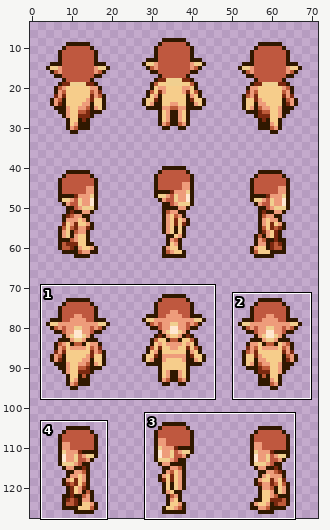
Two states of a sprite sheet, spriteData/10/adult/4.gif. The first picture is a wide view before the edit; the outline marks the close-up.
Close-up. As it was:
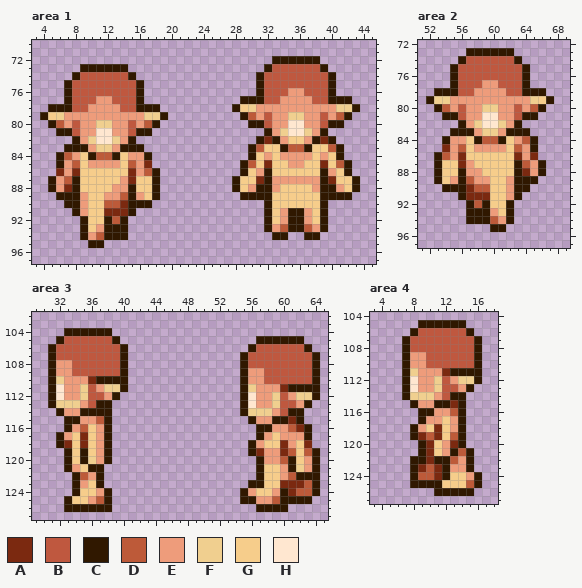
The file is 72x128 pixels. Colours within 5 levels of each other are drawn and written as one. Shown: area 1: x 3..45, y 70..97; area 2: x 51..69, y 72..97; area 3: x 29..65, y 102..127; area 4: x 3..18, y 104..127. The wide view leaves out empty margins. The commit also changed other parts of the picture, which this record leaves out.
Palette (. is transparent): A #7b2910  B #bf583f  C #301800  D #bd5a39  E #ee9c7b  F #f0cf8f  G #f6cd8b  H #ffe7d0
Now the later version:
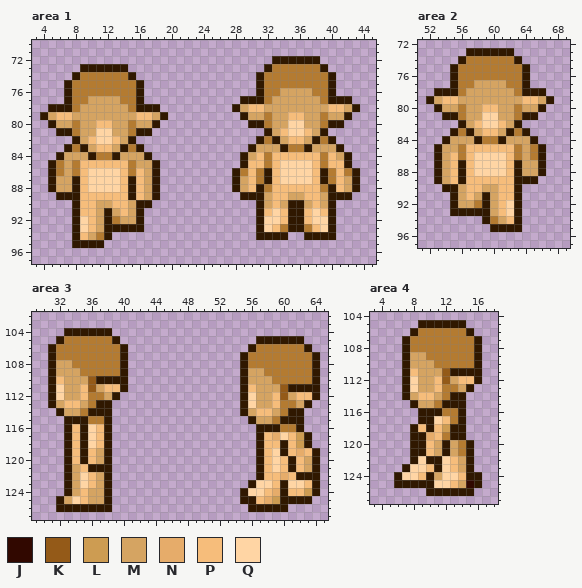
Colours new in this view: J #310800  K #945a18  L #cd9c52  M #d5a462  N #e6ac6a  P #f6bd7b  Q #ffd5a4
Difference:
colour B: #bf583f -> #b47b31
Changed rows in their new state; - is a pixel that keeps its letter.
Area 1:
first column x 5:
76 -----------------------------MMMM------
77 -----MMMM-------------------MMMMMM-----
78 ----MMMMMM--------------MPPMMMMMMMMPPM-
79 MPPMMMMMMMMPPM-----------MM-MMPPMM-MM--
80 -MM-MMPPMM-MM---------------MMQQMM-----
81 ----MMQQMM------------------MPQQPM-----
82 ----MPQQPM-----------------B-MPPM-B----
83 ---B-MPPM-B---------------MMM-BB-MMM---
84 --MMM-BB-MMM------------CMPBPPPPPPBPMC-
85 CBMBPPPPPPBMMC-----------PPBPQQQQPBPP--
86 CBMBPQQQQPBPM----------CBPB-PQQQQP-BPBC
87 -MM-PQQQQPCPM-----------MPB-PQQQQP-BPM-
88 -MM-PQQQQP-PM-----------MP-BPPPPPPB-PM-
89 ----PPPPPP-PM--------------MPPMMPPM----
90 --.-PPMMPPM---------------CMPMCCMPMC---
91 ----PPMCMPMC--------------CPQP--PQPC---
92 ---CQPM-BMMC--------------CQQP--PQQC---
93 ---CQPM---CC--------------CQPB--BPQC---
94 ---CPMB-..----------------CC------CC---
95 ---CC----------------------------------
Area 2:
first column x 53:
77 -----MMMM-----
78 ----MMMMMM----
79 MPPMMMMMMMMPPM
80 -MM-MMPPMM-MM-
81 ----MMQQMM----
82 ----MPQQPM----
83 ---B-MPPM-B---
84 --MMM-BB-MMM--
85 CMMBPPPPPPBMBC
86 -MPBPQQQQPBMBC
87 -MPCPQQQQP-MM-
88 -MP-PQQQQP-MM-
89 -MP-PPPPPP----
90 ---MPPMMPP-.--
91 --CMPMCMPP----
92 --CMMB-MPQC---
93 --CC---MPQC---
94 ----..-BMPC---
95 ---------CC---
Area 3:
first column x 32:
108 MM------------------------------
109 MMM---------------------MM------
110 PMMMK-------------------MMM-----
111 QMMPKMPP----------------PMMMK---
112 QMMP--M-----------------QMMPKMPP
113 MPPM--------------------QMMP--M-
114 -MMB--------------------MPPM----
115 ---CBB-------------------MMB-C--
116 --PCQP---------------------CBBC.
117 .CPCQP--------------------PNQPL-
118 .CPCQP------------------.CPPCPLC
119 --P-PM------------------.CPQCPNP
120 --P-PM--------------------PQP-PM
121 --MP--C-------------------PQP-PM
122 -CMQPMC-------------------PPNP--
123 -CMQPMC------------------QQPCQQP
124 -CMPMM------------------QQPN-PPL
125 CMQPMM-------------------PNL----
126 C-----------------------C-------
Area 4:
first column x 6:
109 --MM------
110 --MMM-----
111 --PMMMK---
112 --QMMPKMPP
113 --QMMP--M-
114 --MPPM----
115 ---MMB-C--
116 -----CBB--
117 ----CQPB--
118 ---PCPLC--
119 ---CNPBC--
120 --C-PMCMBC
121 --C-PMCMB-
122 ---QC-QPM-
123 -CQQPCQPM-
124 CQQPCMQQPC
125 CC---QQPMJ
126 ----C-----
Pixel boxes of the changes (left, top, right, bottom) in both close-ups:
changed: (232, 64, 360, 240)
changed: (48, 72, 160, 248)
changed: (434, 56, 546, 232)
changed: (56, 336, 120, 512)
changed: (248, 344, 312, 512)
changed: (394, 328, 474, 496)
